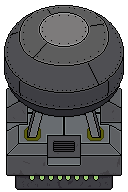
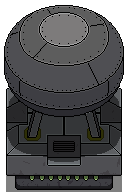
Before/after of a 128×192 layered artwork. What changed in the layer stack:
added layer "shadow" (50%) above "tank" over 6, 96, 122, 192
